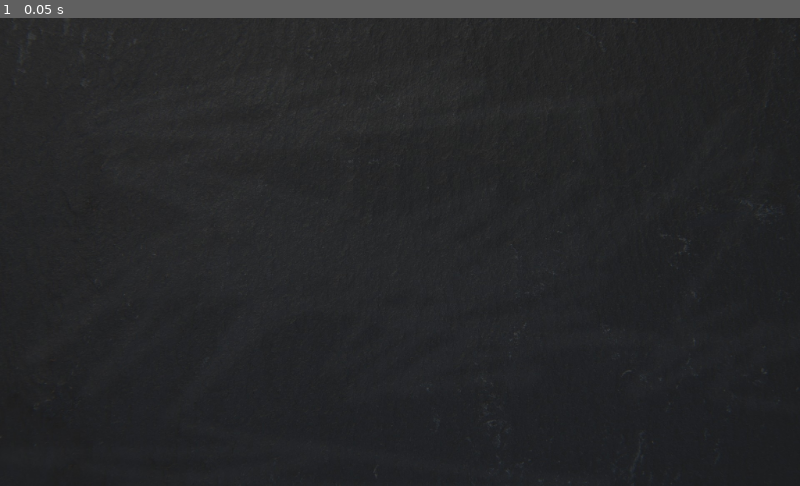
Above: before the commit, frame 1.
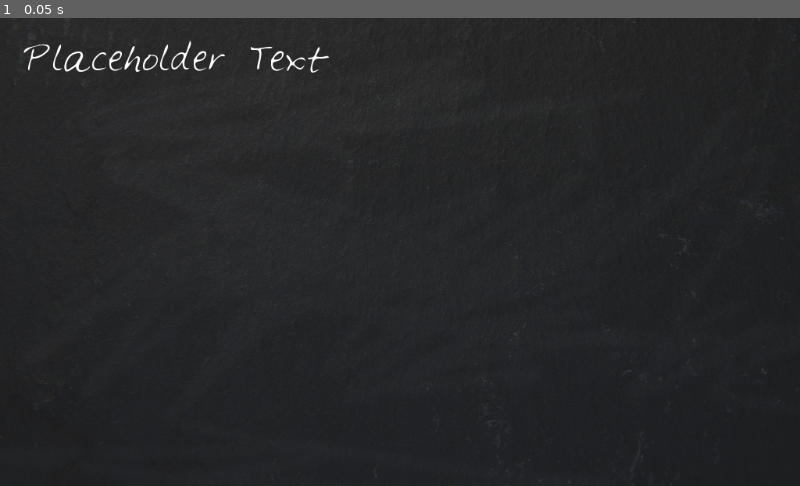
Above: after the commit, the same moment.

Repository: alexandrepeluchi/godot-udemy
Game: Godot game, scene res://LoonyLips.tscn
Same seed, same stepped clock (60 frames per second), same inputs: the game is played once before the commit and once after it.
Inputs:
- Up to frame 1 (0.05 s): no input

The runs differ from the first frame. In frame 1, 0.5% of the frame differs, in the area x 2-42%, y 4-12%.

Commit message:
Label com fonte dinamica

Diff:
--- a/Loony_Lips/LoonyLips.tscn
+++ b/Loony_Lips/LoonyLips.tscn
@@ -1,7 +1,12 @@
-[gd_scene load_steps=3 format=2]
+[gd_scene load_steps=5 format=2]
 
 [ext_resource path="res://LoonyLips.gd" type="Script" id=1]
 [ext_resource path="res://gfx/blackboard.jpg" type="Texture" id=2]
+[ext_resource path="res://gfx/Feltpen.ttf" type="DynamicFontData" id=3]
+
+[sub_resource type="DynamicFont" id=1]
+size = 40
+font_data = ExtResource( 3 )
 
 [node name="LoonyLips" type="Control"]
 anchor_right = 1.0
@@ -19,3 +24,17 @@
 __meta__ = {
 "_edit_use_anchors_": false
 }
+
+[node name="Label" type="Label" parent="."]
+anchor_right = 1.0
+anchor_bottom = 1.0
+margin_left = 24.0
+margin_top = 24.0
+margin_right = -24.0
+margin_bottom = -24.0
+custom_fonts/font = SubResource( 1 )
+text = "Placeholder Text"
+autowrap = true
+__meta__ = {
+"_edit_use_anchors_": false
+}
